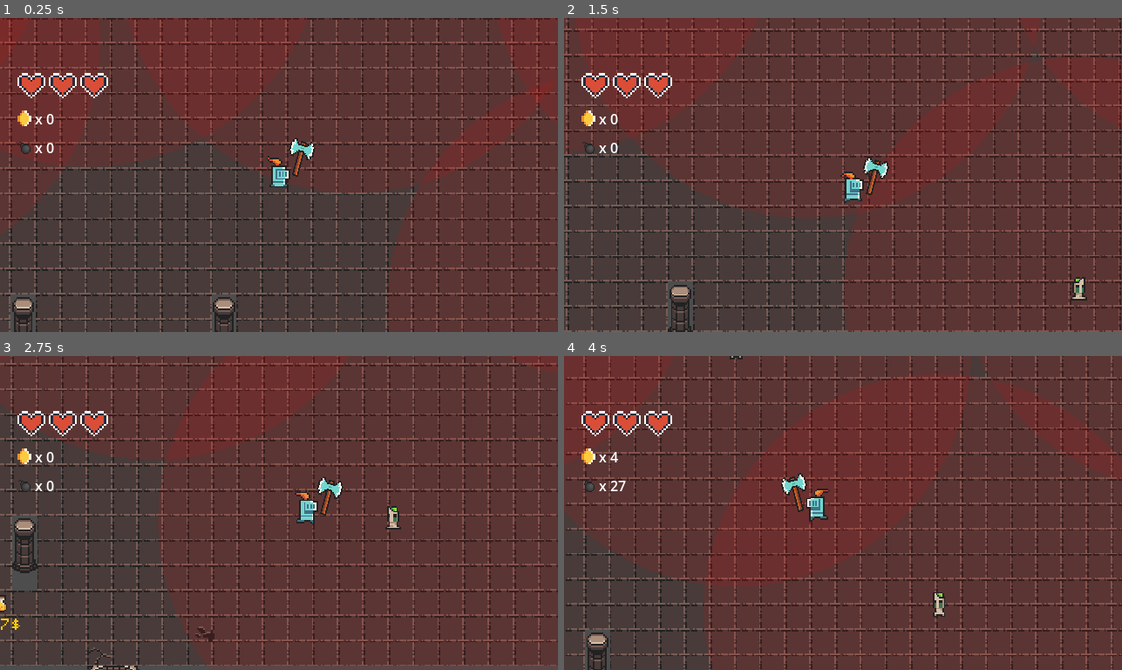
Above: before the commit, frames 1-4 (two rows, left to right).
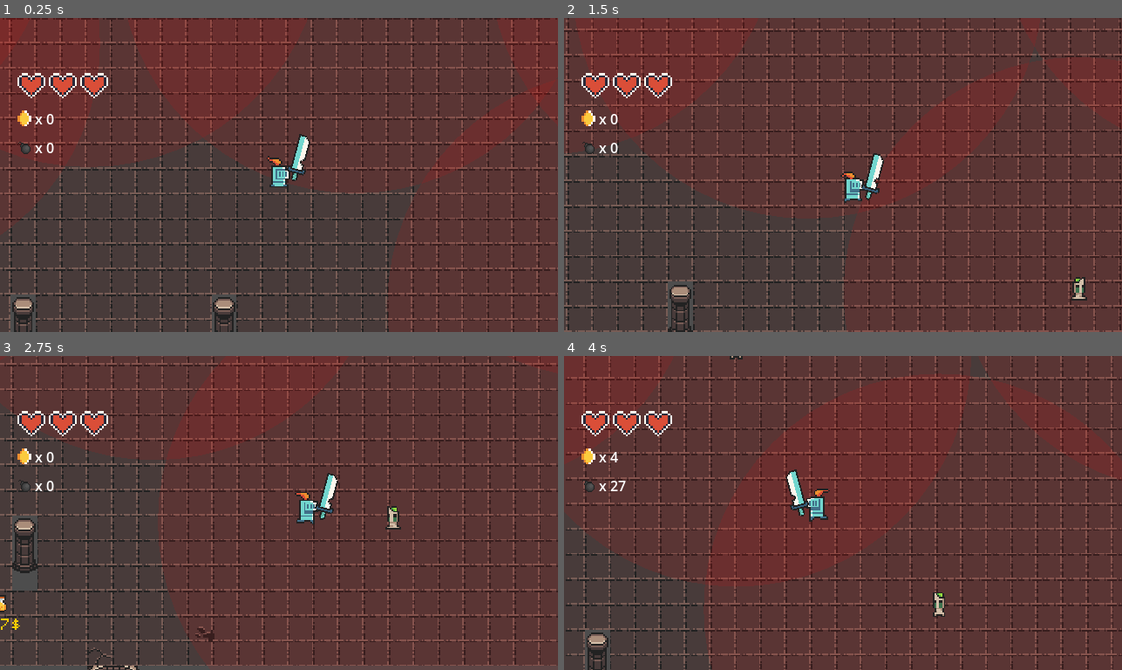
Above: after the commit, the same moments.

Repository: dadifr/Mobile_comp_Godot
Game: Godot game, scene res://scenes/world.tscn
The game is run twice, just before and just after one commit, with the same random seed, the same clock (stepped at 60 frames per second) and the same inputs.
Inputs:
- Up to frame 1 (0.25 s): no input
- Up to frame 2 (1.5 s): hold Right (ui_right) 0.53-1.28 s; tap Space (attack) at 0.6 s; hold Down (ui_down) from 1.28 s (still down); tap F (interact) at 1.35 s
- Up to frame 3 (2.75 s): release Down (ui_down) at 2.03 s; hold Right (ui_right) from 2.03 s (still down); tap E (place_bomb) at 2.1 s
- Up to frame 4 (4 s): release Right (ui_right) at 2.78 s; hold Up (ui_up) 2.78-3.53 s; tap M at 2.85 s; hold Left (ui_left) from 3.53 s (still down); hold B from 3.53 s (still down)

The runs differ from the first frame. In frame 1, 0.4% of the frame differs, in the area x 51-57%, y 36-52%; in frame 2, 0.4%; in frame 3, 0.4%; in frame 4, 0.4%, in the area x 38-44%, y 36-52%.

Commit message:
bug fix
invincibilita dei giocatori ridotta e fixato bug per cui le freccie non davano knockback

Diff:
--- a/scenes/cavaliere.tscn
+++ b/scenes/cavaliere.tscn
@@ -11,7 +11,7 @@
 [ext_resource type="Texture2D" uid="uid://bn2grnhv4m62l" path="res://assets/sprites/frames pg e utility/character/knight_m_run_anim_f1.png" id="8_o4126"]
 [ext_resource type="Texture2D" uid="uid://cx5ie5t2est86" path="res://assets/sprites/frames pg e utility/character/knight_m_run_anim_f2.png" id="9_lkdrv"]
 [ext_resource type="Texture2D" uid="uid://dl0huqnul2otf" path="res://assets/sprites/frames pg e utility/character/knight_m_run_anim_f3.png" id="10_p7iby"]
-[ext_resource type="PackedScene" uid="uid://cdvkgub272qvd" path="res://scenes/armi/ascia.tscn" id="12_hicpa"]
+[ext_resource type="PackedScene" uid="uid://dvc3r0o6syryv" path="res://scenes/armi/spada.tscn" id="12_hicpa"]
 
 [sub_resource type="AtlasTexture" id="AtlasTexture_o4126"]
 atlas = ExtResource("2_6eyey")
@@ -130,8 +130,7 @@
 max_health = null
 bomb_scene = ExtResource("2_hicpa")
 knockback_force = 200.0
-invincibility_time = null
-push_force = null
+invincibility_time = 0.5
 coins = null
 bombs = null
 metadata/_edit_group_ = true
@@ -153,7 +152,7 @@
 position = Vector2(10, 7)
 metadata/_edit_group_ = true
 
-[node name="Spada2" parent="Hand" instance=ExtResource("12_hicpa")]
+[node name="Spada" parent="Hand" instance=ExtResource("12_hicpa")]
 
 [node name="DamageBoostTimer" type="Timer" parent="."]
 one_shot = true
--- a/scenes/elfo.tscn
+++ b/scenes/elfo.tscn
@@ -11,6 +11,7 @@
 [ext_resource type="Texture2D" uid="uid://bx0tmsbvv2umj" path="res://assets/sprites/frames pg e utility/character/elf_m_run_anim_f1.png" id="8_ghjue"]
 [ext_resource type="Texture2D" uid="uid://b4i02dc113obn" path="res://assets/sprites/frames pg e utility/character/elf_m_run_anim_f2.png" id="9_fh58t"]
 [ext_resource type="Texture2D" uid="uid://7h0f3rw308b7" path="res://assets/sprites/frames pg e utility/character/elf_m_run_anim_f3.png" id="10_umjxv"]
+[ext_resource type="PackedScene" uid="uid://m10cmgoenyid" path="res://scenes/armi/arco.tscn" id="12_1rok4"]
 
 [sub_resource type="AtlasTexture" id="AtlasTexture_qaa1k"]
 atlas = ExtResource("2_2di6k")
@@ -147,3 +148,5 @@
 [node name="Hand" type="Marker2D" parent="."]
 position = Vector2(10, 7)
 metadata/_edit_group_ = true
+
+[node name="Arco" parent="Hand" instance=ExtResource("12_1rok4")]
--- a/scenes/nano.tscn
+++ b/scenes/nano.tscn
@@ -11,6 +11,7 @@
 [ext_resource type="Texture2D" uid="uid://dbdbpdr62vcwp" path="res://assets/sprites/frames pg e utility/character/dwarf_m_run_anim_f1.png" id="8_8v82s"]
 [ext_resource type="Texture2D" uid="uid://dncy2rp0hwn07" path="res://assets/sprites/frames pg e utility/character/dwarf_m_run_anim_f2.png" id="9_m8okl"]
 [ext_resource type="Texture2D" uid="uid://cb4w7gbcsfsg5" path="res://assets/sprites/frames pg e utility/character/dwarf_m_run_anim_f3.png" id="10_tc087"]
+[ext_resource type="PackedScene" uid="uid://cdvkgub272qvd" path="res://scenes/armi/ascia.tscn" id="12_qoe5u"]
 
 [sub_resource type="AtlasTexture" id="AtlasTexture_drixs"]
 atlas = ExtResource("2_tlf1f")
@@ -129,6 +130,7 @@
 max_health = 10
 bomb_scene = ExtResource("2_vsplu")
 knockback_force = 200.0
+invincibility_time = 0.5
 metadata/_edit_group_ = true
 
 [node name="AnimatedSprite2D" type="AnimatedSprite2D" parent="."]
@@ -147,3 +149,6 @@
 [node name="Hand" type="Marker2D" parent="."]
 position = Vector2(10, 7)
 metadata/_edit_group_ = true
+
+[node name="Spada" parent="Hand" instance=ExtResource("12_qoe5u")]
+damage = 3
--- a/scripts/freccia.gd
+++ b/scripts/freccia.gd
@@ -2,55 +2,44 @@
 
 @export var speed = 200.0
 @export var damage = 1
-@export var life_time: float = 5.0 # SICUREZZA 1: Tempo massimo di vita
+@export var life_time: float = 5.0
 
 var direction = Vector2.ZERO
 var shooter = null
 
 func _ready():
-	# Colleghiamo il segnale di collisione
 	body_entered.connect(_on_body_entered)
 
-	# SICUREZZA 1 (Memoria): "Timer di autodistruzione"
-	# Se la freccia vaga nel vuoto per 5 secondi, si distrugge da sola.
-	# Questo impedisce al gioco di rallentare se spari fuori mappa.
+	# Timer di sicurezza: distruzione automatica dopo 5 secondi
 	get_tree().create_timer(life_time).timeout.connect(queue_free)
 
 func _physics_process(delta):
 	position += direction * speed * delta
 
 func _on_body_entered(body):
-	# SICUREZZA GENERALE: Controlliamo sempre se il corpo esiste ancora
+	# SICUREZZA: Controlliamo se il corpo esiste
 	if not is_instance_valid(body):
 		return
 
-	# Se il corpo che ho colpito è lo stesso che mi ha sparato, IGNORALO.
+	# Ignora chi ha scoccato la freccia (lo scheletro)
 	if body == shooter:
 		return
-	#se la freccia può colpire qualsiasi cosa tranne chi la lancia
+
+	# SE PUÒ PRENDERE DANNO (Giocatore o altro)
 	if body.has_method("take_damage"):
-		body.take_damage(damage)
-		queue_free() # Distruggi la freccia
+		# --- MODIFICA FONDAMENTALE QUI SOTTO ---
+		# Passiamo 'global_position' come secondo argomento.
+		# Questo dice al Player: "Ti ho colpito da QUI, spingiti via!"
+		body.take_damage(damage, global_position)
 
-	# CASO 1: Colpisce il Player
-	#if body.is_in_group("player"):
-		## SICUREZZA 2 (Metodo): Verifica se la funzione esiste prima di chiamarla
-		#if body.has_method("take_damage"):
-			#body.take_damage(damage, global_position)
-		#else:
-			## Debug utile per noi sviluppatori
-			#printerr("ATTENZIONE: Il nodo ", body.name, " è nel gruppo 'player' ma non ha 'take_damage'!")
-		#
-		#queue_free() # La freccia si distrugge dopo aver colpito
-
-
-	# CASO 2: Colpisce un Muro o Ostacolo
-	# Invece di chiedere "Sei un Muro? O sei un TileMap?", usiamo una logica più ampia.
-	# Se il corpo NON è un'Area2D (quindi è un corpo fisico solido), ci schiantiamo.
-	elif not body is Area2D:
-		# Questo copre: StaticBody2D, TileMap, TileMapLayer (nuovo Godot 4), RigidBody2D
+		# Distruggi la freccia dopo l'impatto
 		queue_free()
 
-# SICUREZZA 3 (Schermo): Manteniamo questo come backup
+	# CASO 2: Colpisce un Muro (TileMap o StaticBody)
+	# Se non è un'Area2D (quindi è solido) e non aveva "take_damage", ci schiantiamo.
+	elif not body is Area2D:
+		queue_free()
+
+# Sicurezza extra per quando esce dallo schermo (se hai il nodo VisibleOnScreenNotifier2D)
 func _on_visible_on_screen_notifier_2d_screen_exited():
 	queue_free()
Not shown: 1 places in scenes/elfo.tscn that only renumber resources
Not shown: 1 places in scenes/nano.tscn that only renumber resources
